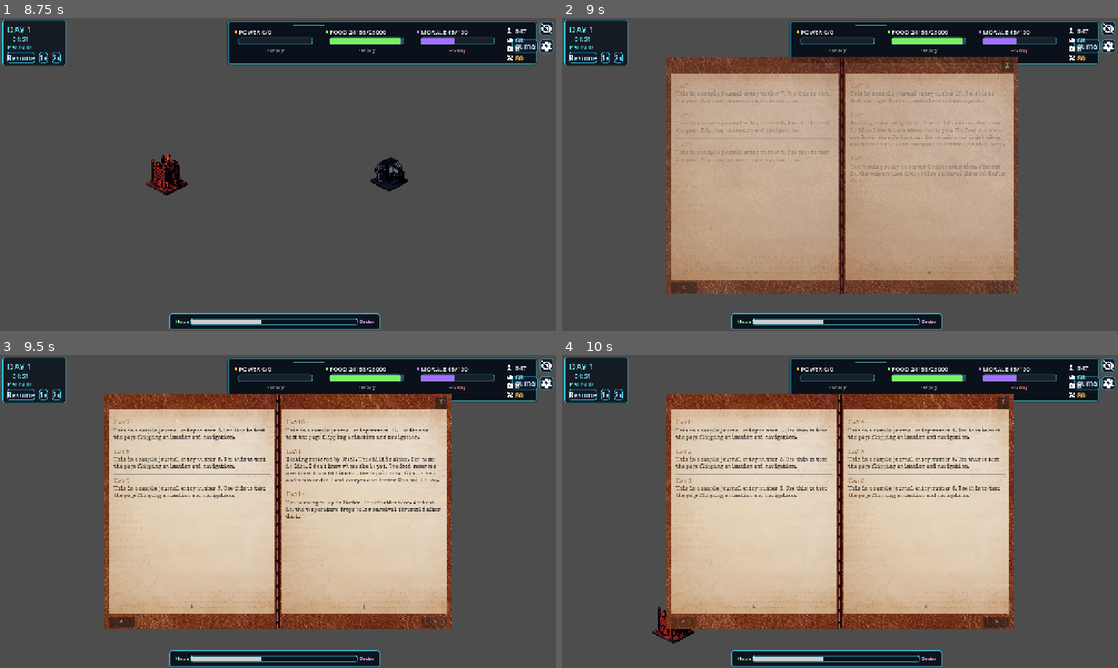
Above: before the commit, frames 1-4 (two rows, left to right).
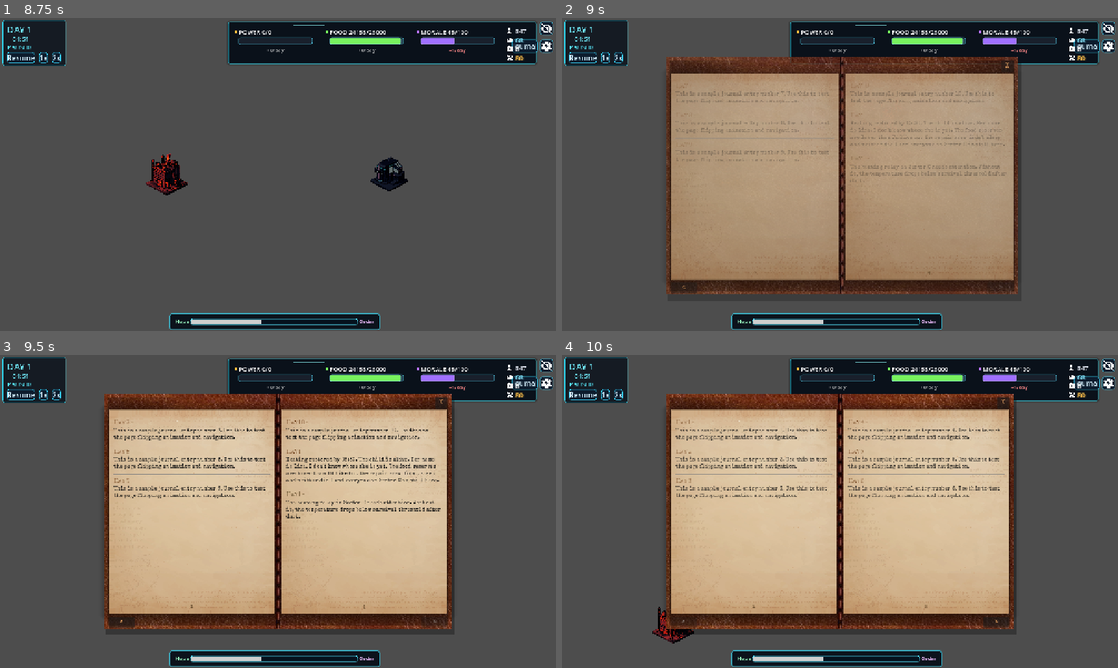
Above: after the commit, the same moments.

Repository: MLinh2407/godot-survival-city-builder-game
Game: Godot game, scene res://scenes/main/Main.tscn
Same seed, same stepped clock (60 frames per second), same inputs: the game is played once before the commit and once after it.
Inputs (mouse positions are in pixels of both pictures, inside the frame that each line leads up to):
- Up to frame 1 (8.75 s): click "1x" at 0.5 s; click "2x" at 1.25 s; click "Journal" at 2 s; click (544, 27) at 2.75 s; click "Pull workers from the Hydropo…" at 3.5 s; click "Pause" at 4.25 s; click "Resume" at 5 s; click (544, 46) at 5.75 s; click "Resume" at 6.5 s; tap Enter at 7.25 s; move the mouse to (400, 158) at 7.27 s; hold Right (ui_right) 7.28-8.03 s; tap 1 at 7.35 s; click (400, 158) at 7.42 s; tap Space at 7.52, 8, 8.27 s; move the mouse to (166, 190) at 8.02 s; hold Left (ui_left) from 8.03 s (still down); tap 2 at 8.1 s; click (166, 190) at 8.17 s
- Up to frame 2 (9 s): tap Enter at 8.75 s; move the mouse to (895, 105) at 8.77 s; release Left (ui_left) at 8.78 s; hold Right (ui_right) from 8.78 s (still down); tap J at 8.85 s; click (895, 105) at 8.92 s
- Up to frame 3 (9.5 s): keep holding Right (ui_right)
- Up to frame 4 (10 s): release Right (ui_right) at 9.5 s; click "<" at 9.5 s

Frame 1 is identical in both runs. In frame 2, 13% of the frame differs, in the area x 18-83%, y 12-89%; in frame 3, 26%; in frame 4, 26%, in the area x 18-82%, y 12-90%.

Commit message:
enhance the journal ui

Diff:
--- a/scenes/UI/ColonyJournal.tscn
+++ b/scenes/UI/ColonyJournal.tscn
@@ -13,12 +13,191 @@
 texture_margin_right = 18.0
 texture_margin_bottom = 18.0
 
+[sub_resource type="Shader" id="5"]
+code = "shader_type canvas_item;
+
+// Cover depth: elliptical vignette + curved corner darkening to read like a bound journal
+uniform float vignette = 0.36;
+uniform float grain = 0.045;
+uniform float edge_round = 1.8;
+uniform float corner_radius = 0.10; // uv-space radius for corner darkening
+uniform float corner_dark = 0.28;
+
+float hash(vec2 p) {
+	return fract(sin(dot(p, vec2(127.1, 311.7))) * 43758.5453123);
+}
+
+void fragment() {
+	vec2 c = UV - vec2(0.5, 0.08); // bias slightly toward top for cover pocket
+	float r = length(c * vec2(edge_round, 1.0));
+	float base = smoothstep(0.30, 0.92, r) * vignette;
+	float center_soft = smoothstep(0.0, 0.55, r) * 0.04;
+	float n = (hash(UV * vec2(900.0, 700.0)) - 0.5) * grain;
+	float alpha = clamp(base - center_soft + n * 0.6, 0.0, 1.0);
+
+	// Corner darkening (each corner adds a soft circular dark spot)
+	vec2 uv = UV;
+	float d_tl = length(uv - vec2(corner_radius, 1.0 - corner_radius));
+	float d_tr = length(uv - vec2(1.0 - corner_radius, 1.0 - corner_radius));
+	float d_bl = length(uv - vec2(corner_radius, corner_radius));
+	float d_br = length(uv - vec2(1.0 - corner_radius, corner_radius));
+	float ct = (1.0 - smoothstep(0.0, corner_radius, d_tl));
+	float cr = (1.0 - smoothstep(0.0, corner_radius, d_tr));
+	float cb = (1.0 - smoothstep(0.0, corner_radius, d_bl));
+	float cl = (1.0 - smoothstep(0.0, corner_radius, d_br));
+	float corner_sum = clamp(ct + cr + cb + cl, 0.0, 1.0);
+	// soften corner influence toward center so corners don't clip the vignette
+	float corner_influence = corner_sum * corner_dark * (1.0 - smoothstep(0.0, 0.9, r));
+	alpha = clamp(alpha + corner_influence, 0.0, 1.0);
+
+	COLOR = vec4(0.0, 0.0, 0.0, alpha);
+}"
+
+[sub_resource type="ShaderMaterial" id="6"]
+shader = SubResource("5")
+shader_parameter/vignette = 0.36
+shader_parameter/grain = 0.045
+shader_parameter/edge_round = 1.8
+shader_parameter/corner_radius = 0.10
+shader_parameter/corner_dark = 0.28
+
+[sub_resource type="StyleBoxFlat" id="3"]
+bg_color = Color(0.205, 0.145, 0.09, 0.08)
+border_width_left = 1
+border_width_top = 1
+border_width_right = 1
+border_width_bottom = 1
+border_color = Color(0, 0, 0, 0.14)
+shadow_color = Color(0, 0, 0, 0.35)
+shadow_size = 20
+
+[sub_resource type="Shader" id="12"]
+code = "shader_type canvas_item;
+
+// Gutter mask using the spine texture luminance to follow actual seam shape
+uniform float strength = 0.78;
+uniform float noise_scale = 360.0;
+
+float hash(vec2 p) {
+	return fract(sin(dot(p, vec2(12.9898,78.233))) * 43758.5453);
+}
+
+float lum(vec3 c){
+	return dot(c, vec3(0.299,0.587,0.114));
+}
+
+void fragment(){
+	vec4 s = texture(TEXTURE, UV);
+	float m = lum(s.rgb);
+	// emphasize darker parts of the spine texture as mask
+	m = smoothstep(0.18, 0.82, m);
+	// vertical softening to avoid hard banding near top/bottom
+	float vy = smoothstep(0.12, 0.95, 1.0 - abs((UV.y - 0.5) * 2.0));
+	// width fade so it tapers into pages naturally
+	float wf = pow(1.0 - abs(UV.x - 0.5) * 2.0, 1.6);
+	float n = (hash(UV * noise_scale) - 0.5) * 0.06;
+	float a = clamp(m * strength * wf * vy + n, 0.0, 1.0);
+	COLOR = vec4(0.0, 0.0, 0.0, a);
+}
+"
+
+[sub_resource type="ShaderMaterial" id="13"]
+shader = SubResource("12")
+shader_parameter/strength = 0.78
+shader_parameter/noise_scale = 360.0
+
 [sub_resource type="StyleBoxTexture" id="2"]
 texture = ExtResource("5")
 texture_margin_left = 12.0
 texture_margin_top = 12.0
 texture_margin_right = 12.0
 texture_margin_bottom = 12.0
+
+[sub_resource type="Shader" id="14"]
+code = "shader_type canvas_item;
+
+// Inner ambient occlusion: softer defaults that fade vertically so shadow disappears naturally
+uniform float strength = 0.12;
+uniform float falloff = 2.6;
+uniform float noise_scale = 420.0;
+uniform float side = 1.0; // 1.0 = right gutter, 0.0 = left gutter
+
+float hash(vec2 p) {
+	return fract(sin(dot(p, vec2(127.1,311.7))) * 43758.5453123);
+}
+
+void fragment(){
+	vec2 u = UV;
+	float d = side > 0.5 ? (1.0 - u.x) : u.x; // distance from gutter side (0..1)
+	// stronger near gutter, softer outward
+	float base = pow(clamp(1.0 - smoothstep(0.0, 1.0, d), 0.0, 1.0), falloff) * strength;
+	float n = (hash(UV * noise_scale) - 0.5) * 0.02;
+	float a = clamp(base + n, 0.0, 1.0);
+	// vertical fade so AO gradient disappears toward top/bottom edges
+	float vy = smoothstep(0.0, 1.0, 1.0 - abs((u.y - 0.5) * 2.0));
+	a *= vy;
+	COLOR = vec4(0.0, 0.0, 0.0, a);
+}
+"
+
+[sub_resource type="ShaderMaterial" id="16"]
+shader = SubResource("14")
+shader_parameter/strength = 0.12
+shader_parameter/falloff = 2.6
+shader_parameter/noise_scale = 420.0
+shader_parameter/side = 0.0
+
+[sub_resource type="Shader" id="7"]
+code = "shader_type canvas_item;
+
+// Gutter/spine depth: concentrated near center with vertical falloff and noisy edges
+uniform float gutter_pos = 1.0;
+uniform float gutter_dark = 0.22;
+uniform float outer_dark = 0.08;
+uniform float edge_dark = 0.06;
+uniform float noise_scale = 360.0;
+
+float hash(vec2 p) {
+	return fract(sin(dot(p, vec2(12.9898,78.233))) * 43758.5453);
+}
+
+void fragment() {
+	float d_center = abs(UV.x - gutter_pos);
+	float dg = exp(-pow(d_center * 14.0, 1.6)) * gutter_dark;
+	float do = exp(-pow(abs(UV.x - (1.0 - gutter_pos)) * 10.5, 1.2)) * outer_dark;
+	float ey = smoothstep(0.0, 1.0, 1.0 - abs((UV.y - 0.5) * 2.0));
+	float de = (ey) * edge_dark * 1.2;
+	float n = (hash(UV * noise_scale) - 0.5) * 0.05;
+	float a = clamp(dg * 1.05 + do * 0.85 + de + n, 0.0, 1.0);
+	// fade the gutter region slightly so it blends into the texture seam
+	a *= smoothstep(0.0, 0.95, 1.0 - d_center * 2.0);
+	COLOR = vec4(0.0, 0.0, 0.0, a);
+}"
+
+[sub_resource type="ShaderMaterial" id="8"]
+shader = SubResource("7")
+
+[sub_resource type="StyleBoxFlat" id="4"]
+bg_color = Color(0, 0, 0, 0)
+border_width_left = 1
+border_width_top = 1
+border_width_right = 1
+border_width_bottom = 1
+border_color = Color(0.25, 0.18, 0.11, 0.16)
+corner_radius_top_left = 3
+corner_radius_top_right = 3
+corner_radius_bottom_right = 3
+corner_radius_bottom_left = 3
+
+[sub_resource type="ShaderMaterial" id="15"]
+shader = SubResource("14")
+shader_parameter/strength = 0.12
+shader_parameter/falloff = 2.6
+shader_parameter/noise_scale = 420.0
+shader_parameter/side = 1.0
+
+[sub_resource type="ShaderMaterial" id="9"]
+shader = SubResource("7")
 
 [node name="ColonyJournal" type="CanvasLayer" unique_id=403299451]
 layer = 10
@@ -38,6 +217,15 @@
 grow_horizontal = 2
 grow_vertical = 2
 
+[node name="FX_BookShadow" type="ColorRect" parent="BookRoot" unique_id=697410374]
+layout_mode = 0
+offset_left = 4.0
+offset_top = 12.0
+offset_right = 808.0
+offset_bottom = 554.0
+mouse_filter = 2
+color = Color(0, 0, 0, 0.3)
+
 [node name="BookBackground" type="Panel" parent="BookRoot" unique_id=1319108783]
 layout_mode = 1
 anchors_preset = 15
@@ -47,23 +235,130 @@
 grow_vertical = 2
 theme_override_styles/panel = SubResource("1")
 
+[node name="FX_CoverDepth" type="ColorRect" parent="BookRoot" unique_id=149849279]
+material = SubResource("6")
+layout_mode = 0
+offset_left = 8.0
+offset_top = 8.0
+offset_right = 792.0
+offset_bottom = 532.0
+mouse_filter = 2
+color = Color(0, 0, 0, 0)
+
+[node name="FX_CoverPocket" type="Panel" parent="BookRoot" unique_id=1027937199]
+layout_mode = 0
+offset_left = 8.0
+offset_top = 34.0
+offset_right = 792.0
+offset_bottom = 510.0
+mouse_filter = 2
+theme_override_styles/panel = SubResource("3")
+
 [node name="SpineLine" type="TextureRect" parent="BookRoot" unique_id=1428088420]
 layout_mode = 0
-offset_left = 395.0
-offset_top = 1.0
-offset_right = 405.0
-offset_bottom = 539.0
+offset_left = 396.0
+offset_right = 404.0
+offset_bottom = 538.0
 texture = ExtResource("6")
 expand_mode = 1
 stretch_mode = 1
 
+[node name="FX_SpineAOLeft" type="ColorRect" parent="BookRoot" unique_id=1545908704]
+layout_mode = 0
+offset_left = 360.0
+offset_top = 36.0
+offset_right = 395.0
+offset_bottom = 506.0
+mouse_filter = 2
+color = Color(0, 0, 0, 0.1)
+
+[node name="FX_SpineAORight" type="ColorRect" parent="BookRoot" unique_id=791376683]
+layout_mode = 0
+offset_left = 405.0
+offset_top = 36.0
+offset_right = 440.0
+offset_bottom = 506.0
+mouse_filter = 2
+color = Color(0, 0, 0, 0.08)
+
+[node name="FX_Gutter" type="TextureRect" parent="BookRoot" unique_id=824386427]
+material = SubResource("13")
+layout_mode = 0
+offset_left = 391.0
+offset_top = 36.0
+offset_right = 409.0
+offset_bottom = 506.0
+mouse_filter = 2
+texture = ExtResource("6")
+expand_mode = 1
+stretch_mode = 1
+
 [node name="LeftPage" type="Panel" parent="BookRoot" unique_id=1393227224]
+self_modulate = Color(0.965, 0.93, 0.86, 1)
 layout_mode = 0
 offset_left = 10.0
 offset_top = 36.0
 offset_right = 393.0
 offset_bottom = 506.0
 theme_override_styles/panel = SubResource("2")
+
+[node name="FX_FlipShadow" type="ColorRect" parent="BookRoot/LeftPage" unique_id=1257183134]
+layout_mode = 0
+offset_left = 333.0
+offset_right = 383.0
+offset_bottom = 470.0
+mouse_filter = 2
+color = Color(0, 0, 0, 0.001)
+
+[node name="FX_Noise" type="ColorRect" parent="BookRoot/LeftPage" unique_id=1360523130]
+layout_mode = 0
+offset_right = 383.0
+offset_bottom = 470.0
+mouse_filter = 2
+color = Color(0, 0, 0, 0)
+
+[node name="FX_InnerAO" type="ColorRect" parent="BookRoot/LeftPage" unique_id=1399975820]
+visible = false
+material = SubResource("16")
+layout_mode = 0
+offset_left = 3.0
+offset_right = 383.0
+offset_bottom = 470.0
+mouse_filter = 2
+color = Color(0, 0, 0, 0)
+
+[node name="FX_Specular" type="ColorRect" parent="BookRoot/LeftPage" unique_id=2064563261]
+layout_mode = 0
+offset_right = 383.0
+offset_bottom = 470.0
+mouse_filter = 2
+color = Color(0, 0, 0, 0)
+
+[node name="FX_Curvature" type="ColorRect" parent="BookRoot/LeftPage" unique_id=1094156922]
+material = SubResource("8")
+layout_mode = 0
+offset_right = 383.0
+offset_bottom = 470.0
+mouse_filter = 2
+color = Color(0, 0, 0, 0)
+
+[node name="FX_Rim" type="ColorRect" parent="BookRoot/LeftPage" unique_id=37526032]
+layout_mode = 0
+offset_left = 381.0
+offset_right = 383.0
+offset_bottom = 470.0
+mouse_filter = 2
+color = Color(0.95, 0.91, 0.84, 0.08)
+
+[node name="FX_PageFrame" type="Panel" parent="BookRoot/LeftPage" unique_id=310281180]
+layout_mode = 1
+anchors_preset = 15
+anchor_right = 1.0
+anchor_bottom = 1.0
+grow_horizontal = 2
+grow_vertical = 2
+mouse_filter = 2
+theme_override_styles/panel = SubResource("4")
 
 [node name="MarginContainer" type="MarginContainer" parent="BookRoot/LeftPage" unique_id=1077099893]
 layout_mode = 1
@@ -92,6 +387,7 @@
 horizontal_alignment = 1
 
 [node name="RightPage" type="Panel" parent="BookRoot" unique_id=1305574943]
+self_modulate = Color(0.965, 0.93, 0.86, 1)
 layout_mode = 0
 offset_left = 407.0
 offset_top = 36.0
@@ -99,6 +395,61 @@
 offset_bottom = 506.0
 pivot_offset = Vector2(0, 235)
 theme_override_styles/panel = SubResource("2")
+
+[node name="FX_FlipShadow" type="ColorRect" parent="BookRoot/RightPage" unique_id=199132483]
+layout_mode = 0
+offset_right = 50.0
+offset_bottom = 470.0
+mouse_filter = 2
+color = Color(0, 0, 0, 0.001)
+
+[node name="FX_Noise" type="ColorRect" parent="BookRoot/RightPage" unique_id=1222967895]
+layout_mode = 0
+offset_right = 383.0
+offset_bottom = 470.0
+mouse_filter = 2
+color = Color(0, 0, 0, 0)
+
+[node name="FX_InnerAO" type="ColorRect" parent="BookRoot/RightPage" unique_id=156872820]
+visible = false
+material = SubResource("15")
+layout_mode = 0
+offset_right = 386.0
+offset_bottom = 470.0
+mouse_filter = 2
+color = Color(0, 0, 0, 0)
+
+[node name="FX_Specular" type="ColorRect" parent="BookRoot/RightPage" unique_id=715798688]
+layout_mode = 0
+offset_right = 383.0
+offset_bottom = 470.0
+mouse_filter = 2
+color = Color(0, 0, 0, 0)
+
+[node name="FX_Curvature" type="ColorRect" parent="BookRoot/RightPage" unique_id=1221245851]
+material = SubResource("9")
+layout_mode = 0
+offset_right = 383.0
+offset_bottom = 470.0
+mouse_filter = 2
+color = Color(0, 0, 0, 0)
+
+[node name="FX_Rim" type="ColorRect" parent="BookRoot/RightPage" unique_id=654517612]
+layout_mode = 0
+offset_right = 2.0
+offset_bottom = 470.0
+mouse_filter = 2
+color = Color(0.95, 0.91, 0.84, 0.08)
+
+[node name="FX_PageFrame" type="Panel" parent="BookRoot/RightPage" unique_id=1972413805]
+layout_mode = 1
+anchors_preset = 15
+anchor_right = 1.0
+anchor_bottom = 1.0
+grow_horizontal = 2
+grow_vertical = 2
+mouse_filter = 2
+theme_override_styles/panel = SubResource("4")
 
 [node name="MarginContainer" type="MarginContainer" parent="BookRoot/RightPage" unique_id=1542869484]
 layout_mode = 1
--- a/scripts/ui/ColonyJournal.gd
+++ b/scripts/ui/ColonyJournal.gd
@@ -9,6 +9,9 @@
 signal journal_closed
 
 @export var debug_fill: bool = true
+@export_range(0.18, 1.20, 0.01) var flip_duration: float = 0.36
+@export_range(0.00, 0.20, 0.005) var flip_min_width: float = 0.04
+@export_range(1.00, 1.10, 0.005) var flip_settle_scale: float = 1.02
 
 const ENTRIES_PER_PAGE: int = 3
 
@@ -255,9 +258,12 @@
 	_is_flipping = true
 
 	var anim_page: Panel = right_page if forward else left_page
+	var close_time := flip_duration * 0.5
+	var open_time := flip_duration * 0.35
+	var settle_time := flip_duration * 0.15
 
 	var tween1 := create_tween()
-	tween1.tween_property(anim_page, "scale:x", 0.0, 0.14).set_trans(Tween.TRANS_SINE).set_ease(Tween.EASE_IN)
+	tween1.tween_property(anim_page, "scale:x", flip_min_width, close_time).set_trans(Tween.TRANS_CUBIC).set_ease(Tween.EASE_IN)
 
 	await tween1.finished
 
@@ -266,9 +272,11 @@
 	_update_nav_buttons()
 
 	var tween2 := create_tween()
-	tween2.tween_property(anim_page, "scale:x", 1.0, 0.14).set_trans(Tween.TRANS_SINE).set_ease(Tween.EASE_OUT)
+	tween2.tween_property(anim_page, "scale:x", flip_settle_scale, open_time).set_trans(Tween.TRANS_CUBIC).set_ease(Tween.EASE_OUT)
+	tween2.tween_property(anim_page, "scale:x", 1.0, settle_time).set_trans(Tween.TRANS_QUAD).set_ease(Tween.EASE_IN_OUT)
 
 	await tween2.finished
+	anim_page.scale.x = 1.0
 	_is_flipping = false
 
 func _play_open_animation() -> void:
